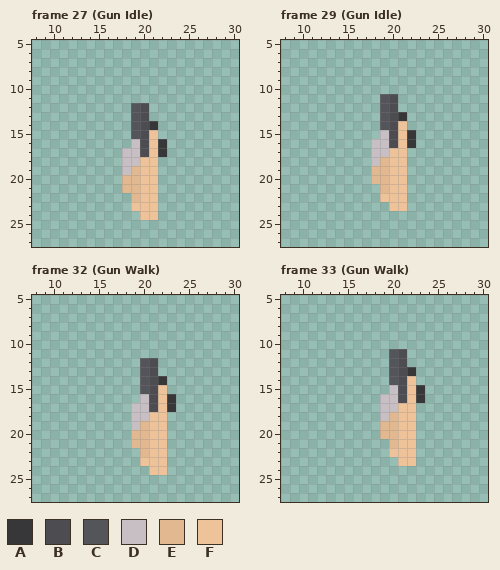
Edited in one commit: pixel-art file (Sprites/player_hands.ase). Above is the file before it was changed.
48x48 pixels, 65 frames. Colours within 5 levels of each other are drawn and written as one. Shown: frame 27 (Gun Idle): x 8..30, y 5..27; frame 29 (Gun Idle): x 8..30, y 5..27; frame 32 (Gun Walk): x 8..30, y 5..27; frame 33 (Gun Walk): x 8..30, y 5..27. The commit also changed other frames, which this record leaves out.
Palette (. is transparent): A #373739  B #4c4c51  C #54545b  D #c8bfc5  E #e2b891  F #eec39a
After:
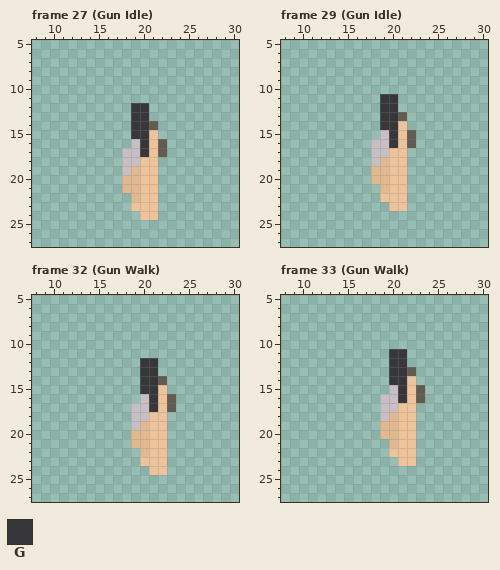
Colours new in this view: G #373739
What changed:
@@ palette @@
-A #373739
+A #625b4f
--- frame 27 (Gun Idle)
@@ x 17..22 @@
 11 ......
-12 ..CB..
-13 ..CB..
-14 ..CBA.
-15 ..CBF.
-16 ..DBFA
-17 .DDBFA
+12 ..GG..
+13 ..GG..
+14 ..GGA.
+15 ..GGF.
+16 ..DGFA
+17 .DDGFA
 18 .DDFF.
--- frame 29 (Gun Idle)
@@ x 17..22 @@
 10 ......
-11 ..CB..
-12 ..CB..
-13 ..CBA.
-14 ..CBF.
-15 ..DBFA
-16 .DDBFA
+11 ..GG..
+12 ..GG..
+13 ..GGA.
+14 ..GGF.
+15 ..DGFA
+16 .DDGFA
 17 .DDFF.
--- frame 32 (Gun Walk)
@@ x 18..23 @@
 11 ......
-12 ..CB..
-13 ..CB..
-14 ..CBA.
-15 ..CBF.
-16 ..DBFA
-17 .DDBFA
+12 ..GG..
+13 ..GG..
+14 ..GGA.
+15 ..GGF.
+16 ..DGFA
+17 .DDGFA
 18 .DDFF.
--- frame 33 (Gun Walk)
@@ x 18..23 @@
 10 ......
-11 ..CB..
-12 ..CB..
-13 ..CBA.
-14 ..CBF.
-15 ..DBFA
-16 .DDBFA
+11 ..GG..
+12 ..GG..
+13 ..GGA.
+14 ..GGF.
+15 ..DGFA
+16 .DDGFA
 17 .DDFF.
Boxes around the changes in both pictures, in picture pixels (x1, y1, x2, y2):
changed: (131, 103, 167, 157)
changed: (380, 94, 416, 148)
changed: (140, 358, 176, 412)
changed: (389, 349, 425, 403)
